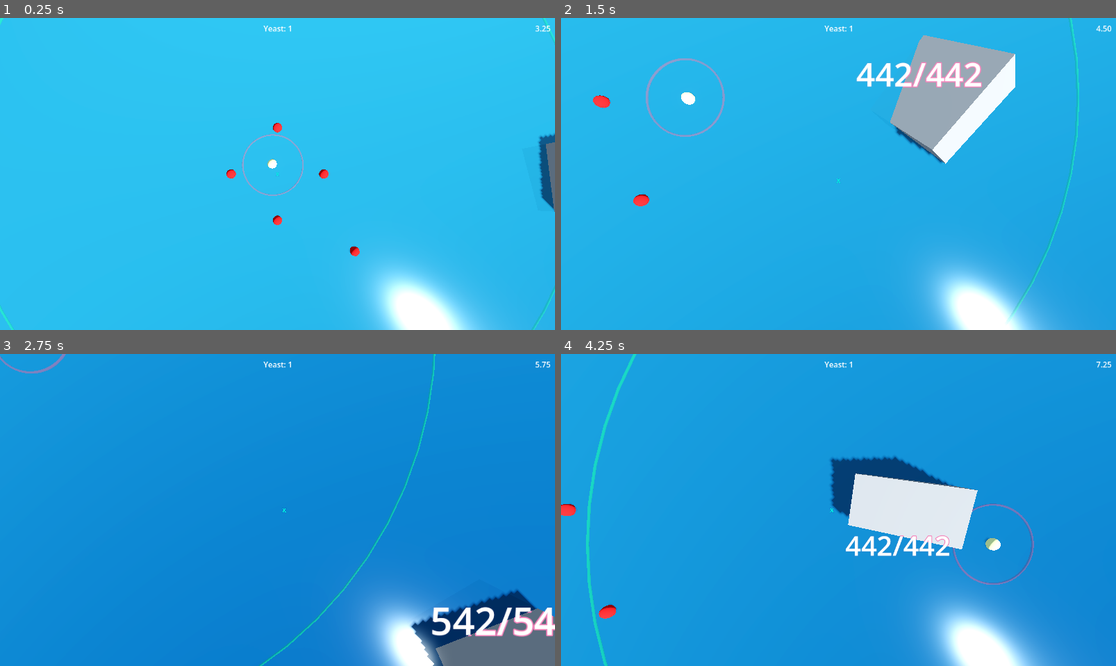
Above: before the commit, frames 1-4 (two rows, left to right).
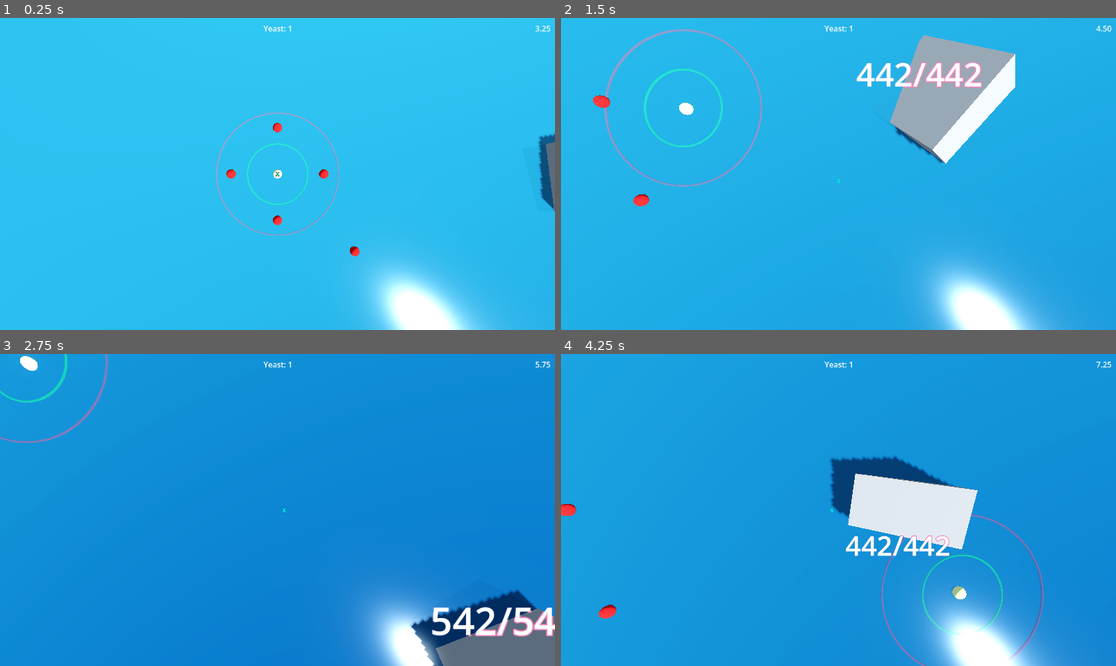
Above: after the commit, the same moments.

Repository: zeke8402/asg-godot-brewing
Game: Godot game, scene res://Scenes/main.tscn
Same seed, same stepped clock (60 frames per second), same inputs: the game is played once before the commit and once after it.
Inputs (mouse positions are in pixels of both pictures, inside the frame that each line leads up to):
- Up to frame 1 (0.25 s): no input
- Up to frame 2 (1.5 s): move the mouse to (960, 158) at 0.52 s; hold D (move_right) 0.53-1.28 s; hold Right mouse button (rally) 0.53-1.28 s; move the mouse to (727, 189) at 1.27 s; hold S (move_down) from 1.28 s (still down); right-click (727, 189) at 1.35 s
- Up to frame 3 (2.75 s): move the mouse to (333, 441) at 2.02 s; release S (move_down) at 2.03 s; hold D (move_right) from 2.03 s (still down); hold Right mouse button (rally) from 2.03 s (still down)
- Up to frame 4 (4.25 s): move the mouse to (810, 572) at 2.77 s; release D (move_right) at 2.78 s; release Right mouse button (rally) at 2.78 s; hold W (move_up) 2.78-3.53 s; right-click (810, 572) at 2.85 s; move the mouse to (1005, 556) at 3.52 s; hold A (move_left) from 3.53 s (still down); hold Right mouse button (rally) from 3.53 s (still down)

The runs differ from the first frame. In frame 1, 0.9% of the frame differs, in the area x 0-100%, y 0-100%; in frame 2, 2.0%, in the area x 7-94%, y 0-97%; in frame 3, 1.1%; in frame 4, 1.8%.

Commit message:
using process instead of physics hoping to make it more efficient

Diff:
--- a/Scenes/main.tscn
+++ b/Scenes/main.tscn
@@ -12,3 +12,6 @@
 script = ExtResource("2_8gbba")
 cohesionWeight = 50.0
 separationWeight = 2.0
+alignmentWeight = 3.0
+visualRange = 4.0
+foodRange = 2.0
--- a/Scripts/yeast.gd
+++ b/Scripts/yeast.gd
@@ -8,8 +8,13 @@
 @export var maxAcceleration: float = 10.0
 @export var rotationOffset: float = PI/2
 
-@export var amountToReplicate: float = 2
+# Yeast reproduction stats
+@export var amountToReplicate: float = 10
 @export var maxReplications: float = 25
+
+# Yeast lifespan
+@export var lifespan: float = 120.0
+var age: float = 0.0
 
 # Boids + Zekes arrays for drifting toward objects
 var neighbors := []
@@ -58,11 +63,12 @@
 
 	add_child(body)
 
-func _physics_process(delta: float) -> void:
+func _process(delta: float) -> void:
+	age += delta
+	if age >= lifespan:
+		_die()
 	if state == State.EATING:
 		_process_eating(delta)
-
-
 
 func _process_eating(delta: float) -> void:
 	if burst_timer > 0.0:
